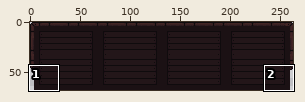
Sprite sheet, stored at core/assets/building/room.png. Above: a wide view before the commit, with the close-up outlined.
Close-up. Before:
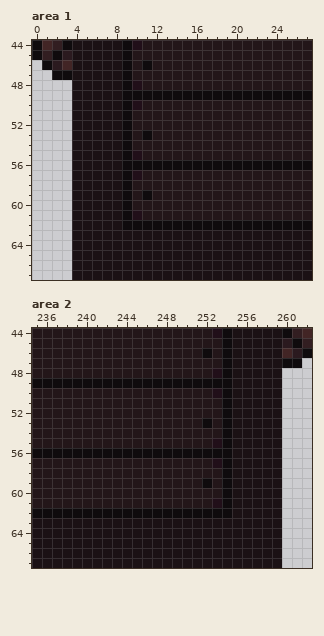
The file is 263x68 pixels. Colours within 5 levels of each other are drawn and written as one. Shown: area 1: x 0..27, y 44..67; area 2: x 235..262, y 44..67.
Once edited:
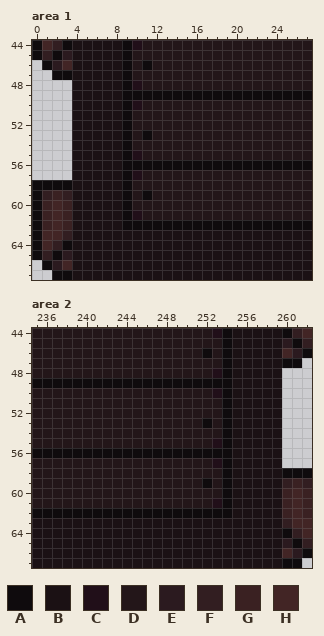
Palette (. is transparent): A #0f0b0d  B #1b1114  C #210f19  D #231619  E #2b1a1f  F #321e21  G #3a2122  H #422525
Log entry: Changed happiness system to view system, fixed player visually floating between rooms
From old to new:
--- area 1
@@ x 0..5 @@
 57 ....BB
-58 ....BB
-59 ....BB
-60 ....BB
-61 ....BB
-62 ....BB
-63 ....BB
-64 ....BB
-65 ....BB
-66 ....BB
-67 ....BB
+58 AAAABB
+59 AFGFBB
+60 AGHGBB
+61 AGHGBB
+62 AGHGBB
+63 AHHFBB
+64 AHFABB
+65 AFAEBB
+66 .AEHBB
+67 ..AABB
--- area 2
@@ x 258..262 @@
 57 BB...
-58 BB...
-59 BB...
-60 BB...
-61 BB...
-62 BB...
-63 BB...
-64 BB...
-65 BB...
-66 BB...
-67 BB...
+58 BBAAA
+59 BBFGF
+60 BBGHG
+61 BBGHG
+62 BBGHG
+63 BBFHH
+64 BBAFH
+65 BBEAF
+66 BBHEA
+67 BBAA.
Pixel boxes of the changes (left, top, right, bottom) in both close-ups:
added: (32, 180, 72, 280)
added: (282, 468, 312, 568)
